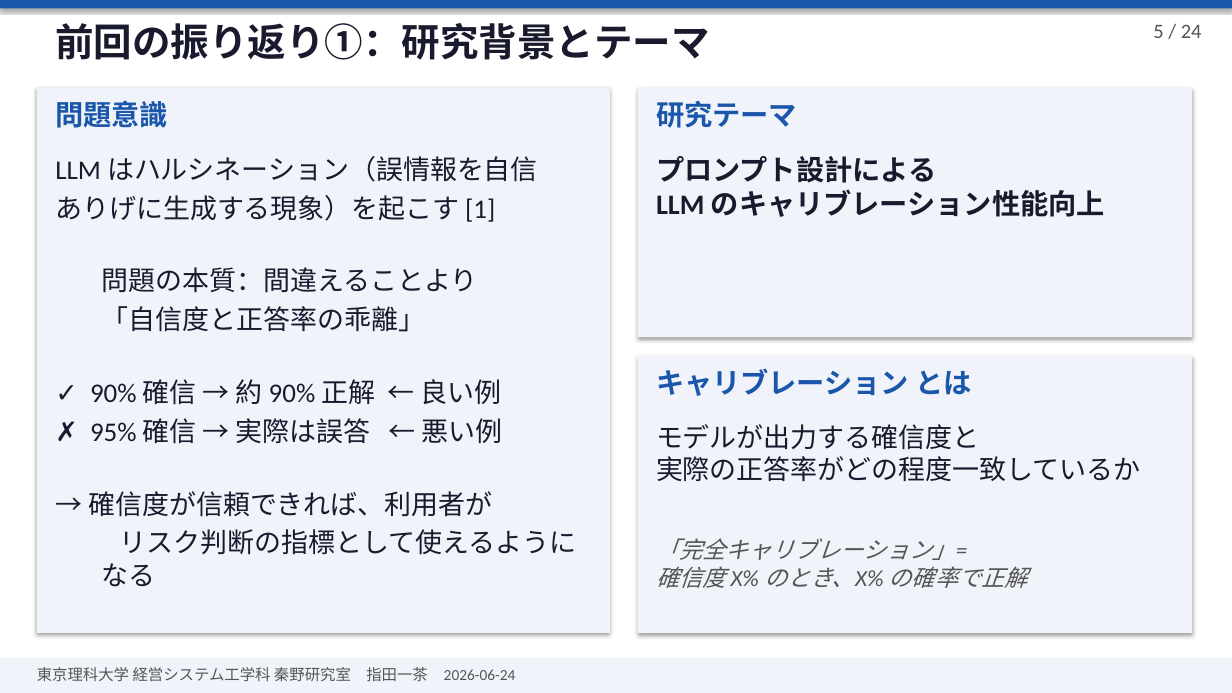
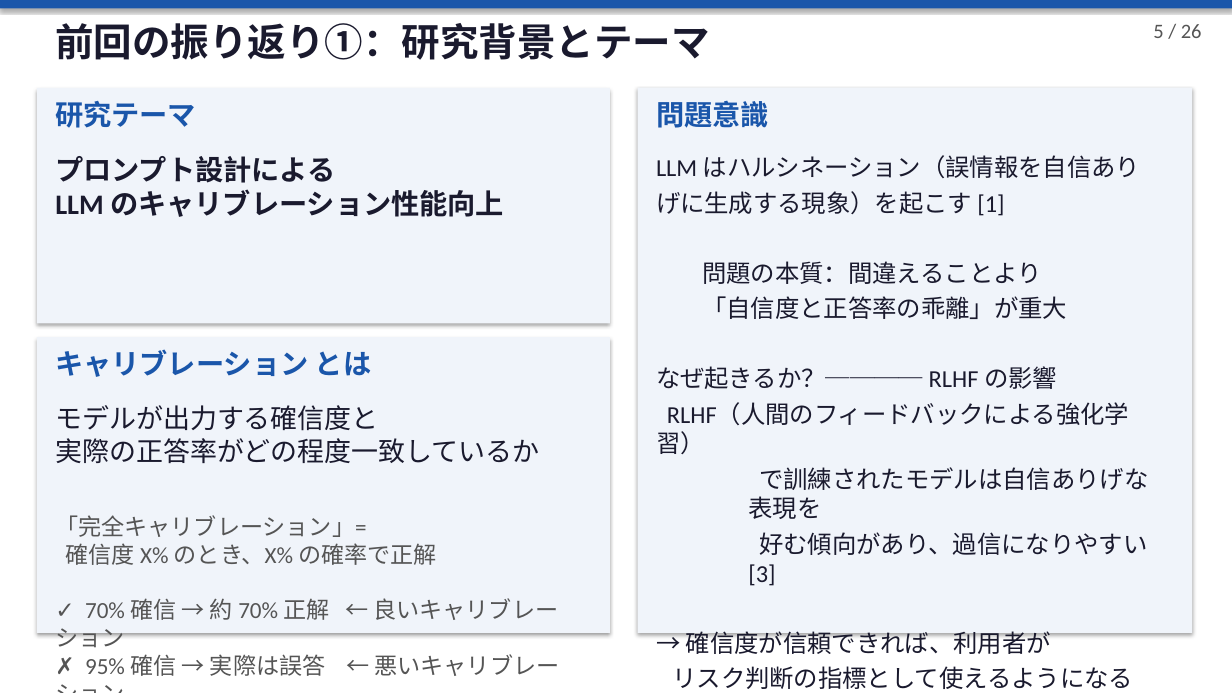
Before and after one commit to issa311sas-hub/test, a slide deck: slide 5 of research/presentations/2026-06-24-seminar-slides.pptx. Drawn at 1232x693 pixels with LibreOffice and Linux fonts; fonts in the diff are those of the drawing. Boxes give left, top, right and bottom in pixels: in the first picture for what was removed or moved away, otherwise in the second. Text is boxed around its words. In the diff, an @@ line names an element or a change of style, - is before the commit and + after.

```diff
--- a/research/presentations/2026-06-24-seminar-slides.pptx
+++ b/research/presentations/2026-06-24-seminar-slides.pptx
@@ text at [1153, 24, 1202, 38]: text changed @@
-5 / 24
+5 / 26
@@ rectangle: place and size @@
-rectangle at [0, 658, 1232, 693]
+rectangle at [37, 88, 610, 323]
@@ rectangle: place and size @@
-rectangle at [638, 356, 1192, 633]
+rectangle at [638, 88, 1192, 633]
@@ rectangle removed at [638, 88, 1192, 337] @@
@@ text "研究テーマ": place and size @@
-text "研究テーマ" at [656, 101, 797, 128]
+text "研究テーマ" at [55, 101, 196, 128]
@@ text "問題意識": place and size @@
-text "問題意識" at [55, 101, 168, 128]
+text "問題意識" at [656, 101, 769, 128]
@@ text "プロンプト設計による LLM のキャリブレーション性能向上": place and size @@
-text "プロンプト設計による LLM のキャリブレーション性能向上" at [656, 156, 1105, 217]
+text "プロンプト設計による LLM のキャリブレーション性能向上" at [55, 156, 504, 217]
@@ text "LLM はハルシネーション（誤情報を自信あり": place and size @@
-text "LLM はハルシネーション（誤情報を自信あり" at [55, 156, 577, 587]
+text "LLM はハルシネーション（誤情報を自信あり" at [656, 155, 1148, 689]
@@ text at [656, 155, 1140, 216]: text changed; size 21 to 19 pt @@
-LLM はハルシネーション（誤情報を自信
-ありげに生成する現象）を起こす [1]
+LLM はハルシネーション（誤情報を自信あり
+げに生成する現象）を起こす [1]
@@ text at [672, 261, 1133, 689]: size 21 to 19 pt in "問題の本質：間違えることより", "→ 確信度が信頼できれば、利用者が", "リスク判断の指標として使えるようになる"; list level 2 to 1 in "リスク判断の指標として使えるようになる" @@
@@ text at [656, 296, 1148, 586]: text changed; size 21 to 19 pt @@
-  「自信度と正答率の乖離」
-✓ 90% 確信 → 約 90% 正解 ← 良い例
-✗ 95% 確信 → 実際は誤答 ← 悪い例
+  「自信度と正答率の乖離」が重大
+なぜ起きるか？──── RLHF の影響
+RLHF（人間のフィードバックによる強化学習）
+    で訓練されたモデルは自信ありげな表現を
+    好む傾向があり、過信になりやすい [3]
@@ rectangle: place and size @@
-rectangle at [37, 88, 610, 633]
+rectangle at [37, 337, 610, 633]
@@ text "キャリブレーション とは": place and size @@
-text "キャリブレーション とは" at [656, 368, 972, 396]
+text "キャリブレーション とは" at [55, 349, 371, 377]
@@ text "モデルが出力する確信度と 実際の正答率がどの程度一致しているか": place and size @@
-text "モデルが出力する確信度と 実際の正答率がどの程度一致しているか" at [656, 424, 1140, 481]
+text "モデルが出力する確信度と 実際の正答率がどの程度一致しているか" at [55, 405, 539, 463]
@@ text at [55, 515, 559, 676]: text changed; italic off @@
-「完全キャリブレーション」=
-確信度 X% のとき、X% の確率で正解
+「完全キャリブレーション」=
+確信度 X% のとき、X% の確率で正解
+✓ 70% 確信 → 約 70% 正解 ← 良いキャリブレーション
+✗ 95% 確信 → 実際は誤答 ← 悪いキャリブレーション
@@ text removed at [37, 667, 516, 682] @@
-東京理科大学 経営システム工学科 秦野研究室 指田一茶 2026-06-24
```
Also in this commit, not shown: 22 other slides changed, 2 slides added, 1 other file.
